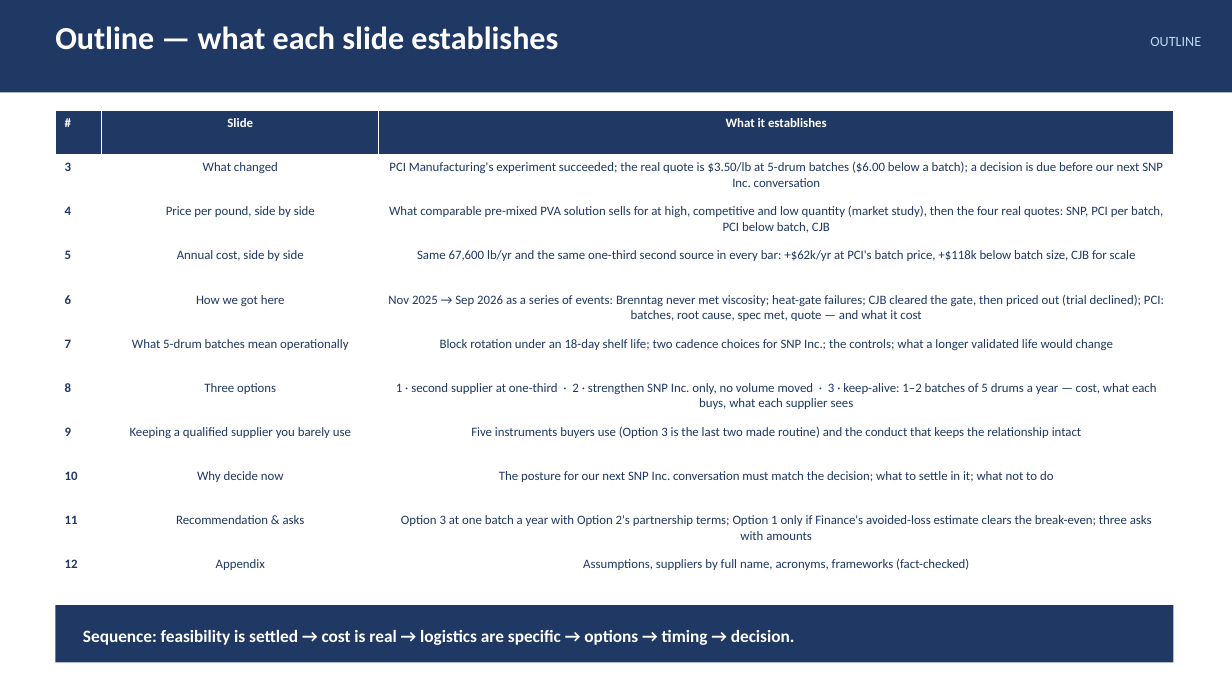
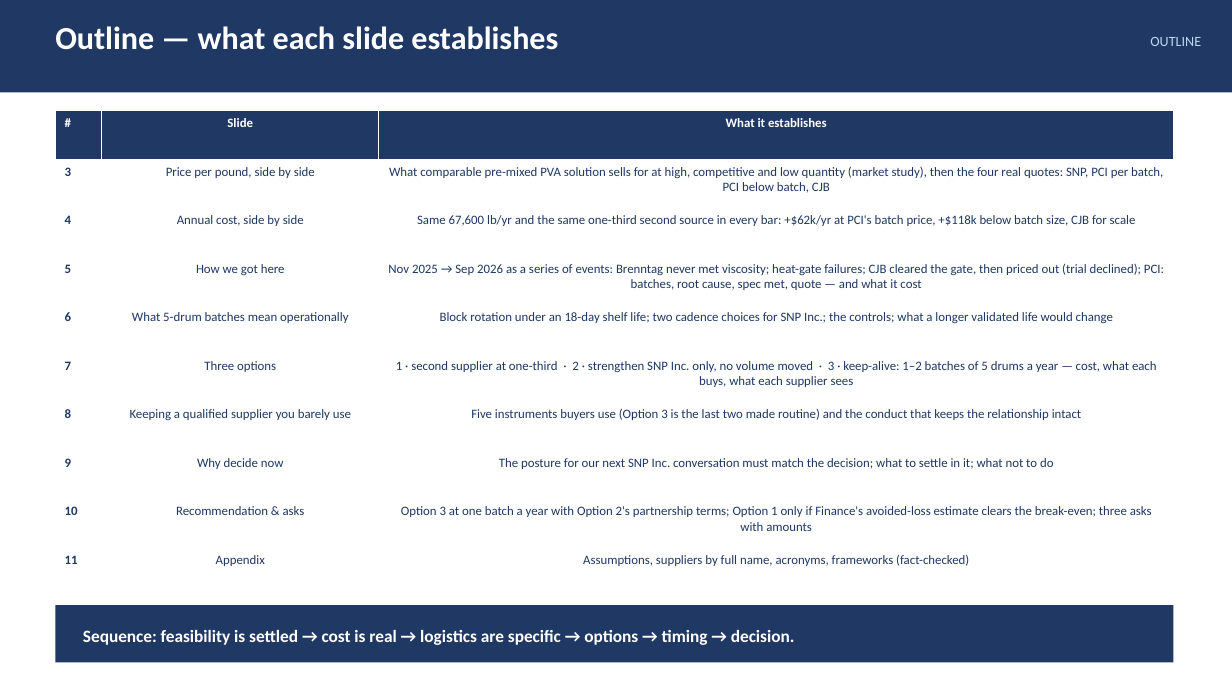
Before and after one commit to naviero1/Claude-Works, a slide deck: slide 2 of PVA second supplier initiative/PVA_Second_Supplier_Leadership_Deck.pptx. Drawn at 1232x693 pixels with LibreOffice and Linux fonts; fonts in the diff are those of the drawing. Boxes give left, top, right and bottom in pixels: in the first picture for what was removed or moved away, otherwise in the second. Text is boxed around its words. In the diff, an @@ line names an element or a change of style, - is before the commit and + after.

```diff
--- a/PVA second supplier initiative/PVA_Second_Supplier_Leadership_Deck.pptx
+++ b/PVA second supplier initiative/PVA_Second_Supplier_Leadership_Deck.pptx
@@ table at [55,111,1174,596] @@
-row 2: 3 | What changed | PCI Manufacturing's experiment succeeded; the real quote is $3.50/lb at 5-drum batches ($6.00 below a batch); a decision is due before our next SNP Inc. conversation
-row 3: 4 | Price per pound, side by side | What comparable pre-mixed PVA solution sells for at high, competitive and low quantity (market study), then the four real quotes: SNP, PCI per batch, PCI below batch, CJB
-row 4: 5 | Annual cost, side by side | Same 67,600 lb/yr and the same one-third second source in every bar: +$62k/yr at PCI's batch price, +$118k below batch size, CJB for scale
-row 5: 6 | How we got here | Nov 2025 → Sep 2026 as a series of events: Brenntag never met viscosity; heat-gate failures; CJB cleared the gate, then priced out (trial declined); PCI: batches, root cause, spec met, quote — and what it cost
-row 6: 7 | What 5-drum batches mean operationally | Block rotation under an 18-day shelf life; two cadence choices for SNP Inc.; the controls; what a longer validated life would change
-row 7: 8 | Three options | 1 · second supplier at one-third · 2 · strengthen SNP Inc. only, no volume moved · 3 · keep-alive: 1–2 batches of 5 drums a year — cost, what each buys, what each supplier sees
-row 8: 9 | Keeping a qualified supplier you barely use | Five instruments buyers use (Option 3 is the last two made routine) and the conduct that keeps the relationship intact
-row 9: 10 | Why decide now | The posture for our next SNP Inc. conversation must match the decision; what to settle in it; what not to do
-row 10: 11 | Recommendation & asks | Option 3 at one batch a year with Option 2's partnership terms; Option 1 only if Finance's avoided-loss estimate clears the break-even; three asks with amounts
-row 11: 12 | Appendix | Assumptions, suppliers by full name, acronyms, frameworks (fact-checked)
+row 2: 3 | Price per pound, side by side | What comparable pre-mixed PVA solution sells for at high, competitive and low quantity (market study), then the four real quotes: SNP, PCI per batch, PCI below batch, CJB
+row 3: 4 | Annual cost, side by side | Same 67,600 lb/yr and the same one-third second source in every bar: +$62k/yr at PCI's batch price, +$118k below batch size, CJB for scale
+row 4: 5 | How we got here | Nov 2025 → Sep 2026 as a series of events: Brenntag never met viscosity; heat-gate failures; CJB cleared the gate, then priced out (trial declined); PCI: batches, root cause, spec met, quote — and what it cost
+row 5: 6 | What 5-drum batches mean operationally | Block rotation under an 18-day shelf life; two cadence choices for SNP Inc.; the controls; what a longer validated life would change
+row 6: 7 | Three options | 1 · second supplier at one-third · 2 · strengthen SNP Inc. only, no volume moved · 3 · keep-alive: 1–2 batches of 5 drums a year — cost, what each buys, what each supplier sees
+row 7: 8 | Keeping a qualified supplier you barely use | Five instruments buyers use (Option 3 is the last two made routine) and the conduct that keeps the relationship intact
+row 8: 9 | Why decide now | The posture for our next SNP Inc. conversation must match the decision; what to settle in it; what not to do
+row 9: 10 | Recommendation & asks | Option 3 at one batch a year with Option 2's partnership terms; Option 1 only if Finance's avoided-loss estimate clears the break-even; three asks with amounts
+row 10: 11 | Appendix | Assumptions, suppliers by full name, acronyms, frameworks (fact-checked)
```
Also in this commit, not shown: 8 other slides changed, 1 slide removed, 3 other files.
